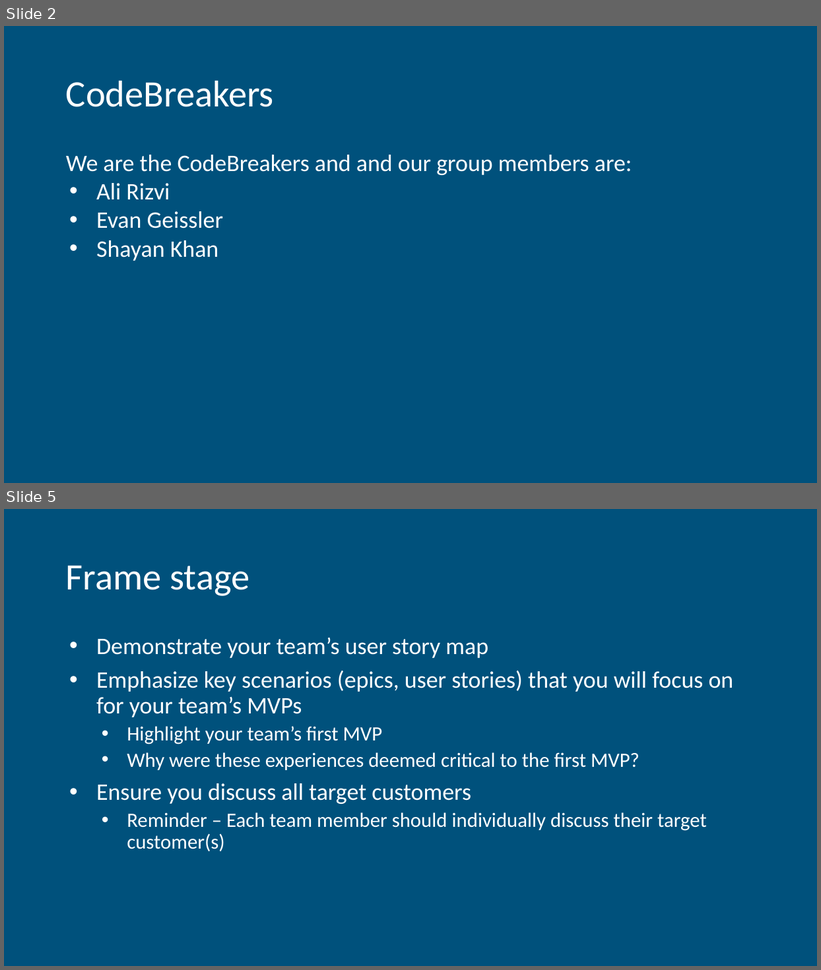
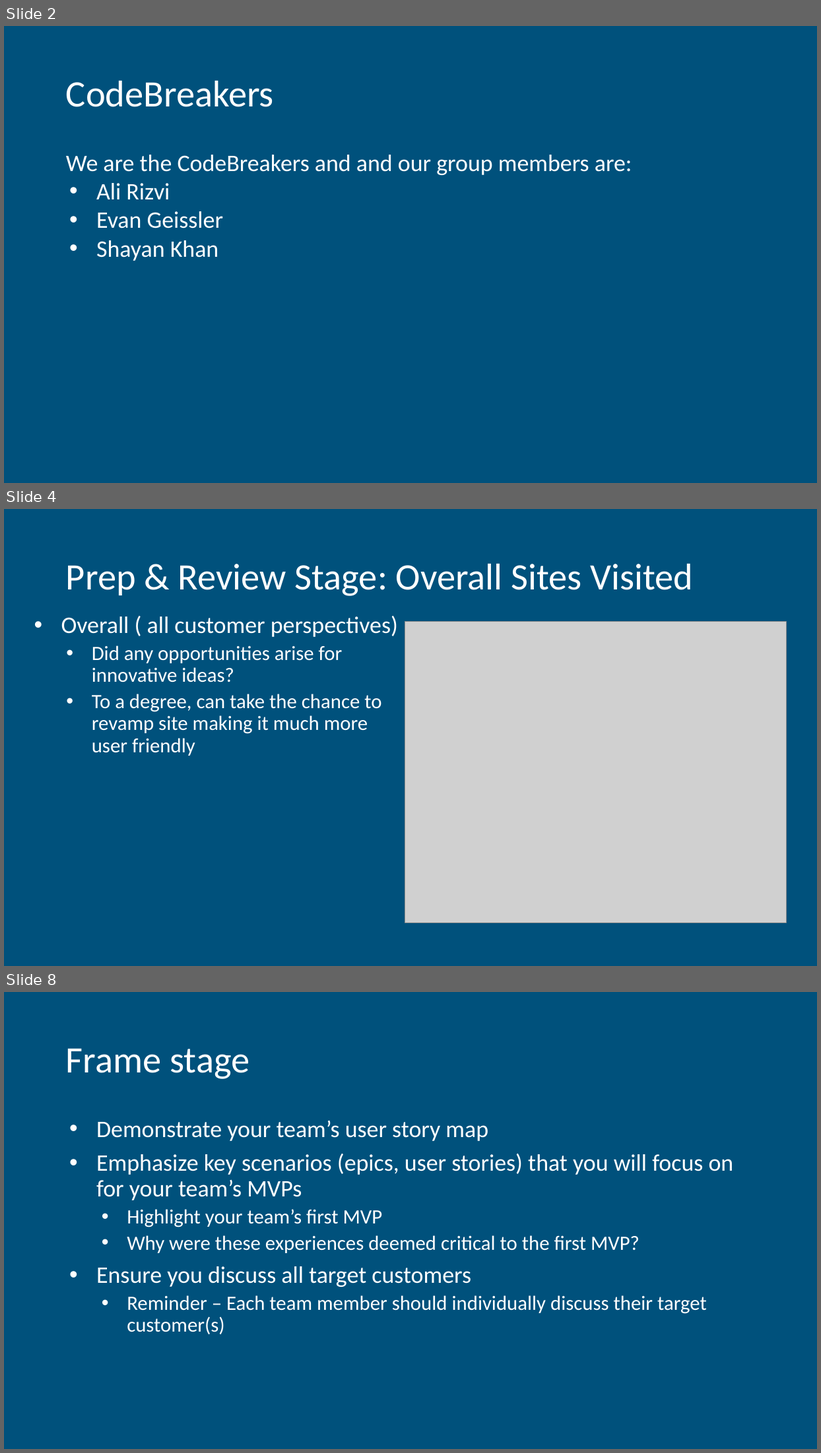
Before and after one commit to EvanGeissler/ENSE-471-UI-Project-CodeBreakers, a slide deck: Milestone 1/Milestone 1 Report Out.pptx. Shown one above the other, each under a label of ours: slides 2 and 5 before the commit, slides 2, 4 and 8 after it; the slides between them are not shown. The pictures are 821x970 and 821x1453 pixels, drawn with LibreOffice and Linux fonts; fonts in the diff are those of the drawing; grey boxes stand for pictures. Boxes give left, top, right and bottom in pixels: in the first picture for what was removed or moved away, otherwise in the second. Text is boxed around its words. In the diff, an @@ line names an element or a change of style, - is before the commit and + after.

```diff
--- a/Milestone 1/Milestone 1 Report Out.pptx
+++ b/Milestone 1/Milestone 1 Report Out.pptx
@@ slide 4 added at [4,509,817,966], background #00517C @@
@@ title added at [66,563,694,596], 44 pt, text #FFFFFF @@
+Prep & Review Stage: Overall Sites Visited
@@ text added at [61,616,398,756], 24 pt, text #FFFFFF @@
+• Overall ( all customer perspectives)
+  • Did any opportunities arise for innovative ideas?
+  • To a degree, can take the chance to revamp site making it much more user friendly
@@ picture added at [405,622,787,923] @@
@@ what was slide 5 is now slide 8 @@
```
Also in this commit, not shown: 2 slides changed, 7 other slides added, 3 slides removed, 1 other file.
